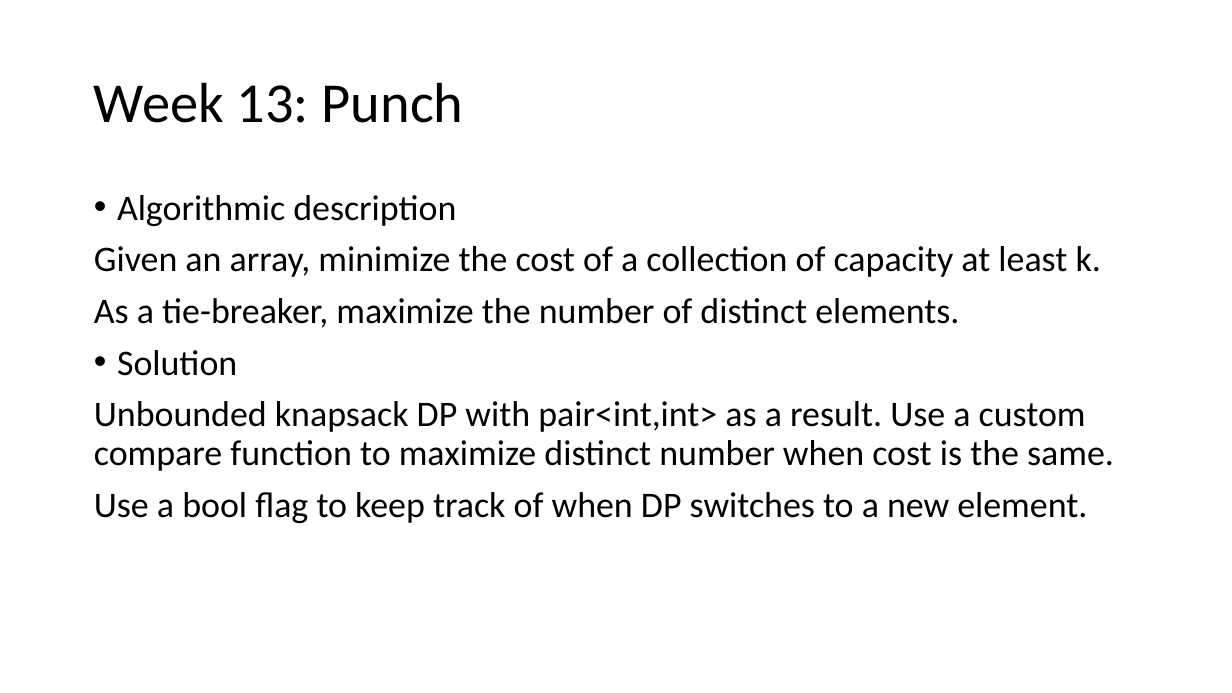
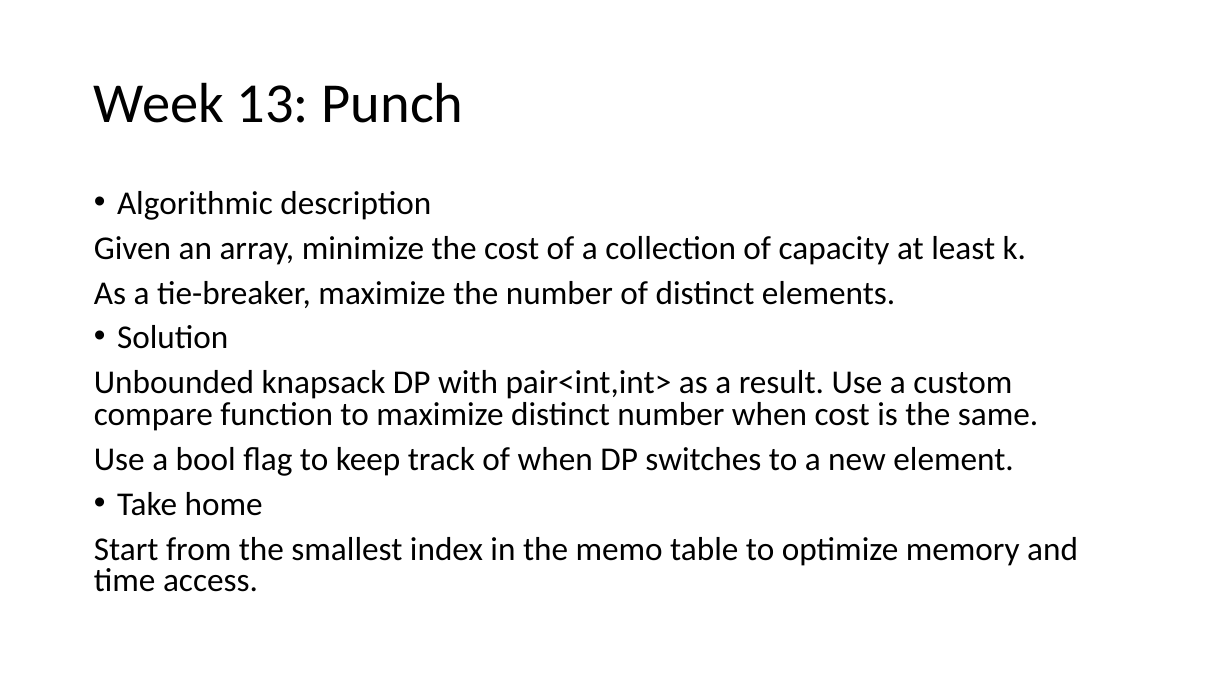
Before and after one commit to giacomocamposampiero/algolab, a slide deck: slide 50 of Recap.pptx (slide 47 before the commit). Drawn at 1232x693 pixels with LibreOffice and Linux fonts; fonts in the diff are those of the drawing. Boxes give left, top, right and bottom in pixels: in the first picture for what was removed or moved away, otherwise in the second. Text is boxed around its words. In the diff, an @@ line names an element or a change of style, - is before the commit and + after.

```diff
--- a/Recap.pptx
+++ b/Recap.pptx
@@ text at (x1=94, y1=191, x2=1038, y2=476): size 28 to 25.9 pt in "Algorithmic description", "Given an array, minimize the cost of ...", "As a tie-breaker, maximize the number of ...", "Solution" and 2 more places; line spacing 0.9 to 0.8 @@
@@ text at (x1=94, y1=492, x2=1078, y2=592): paragraphs added @@
+• Take home
+Start from the smallest index in the memo table to optimize memory and time access.
```
Also in this commit, not shown: 3 other slides changed, 3 slides added, 3 other files.
